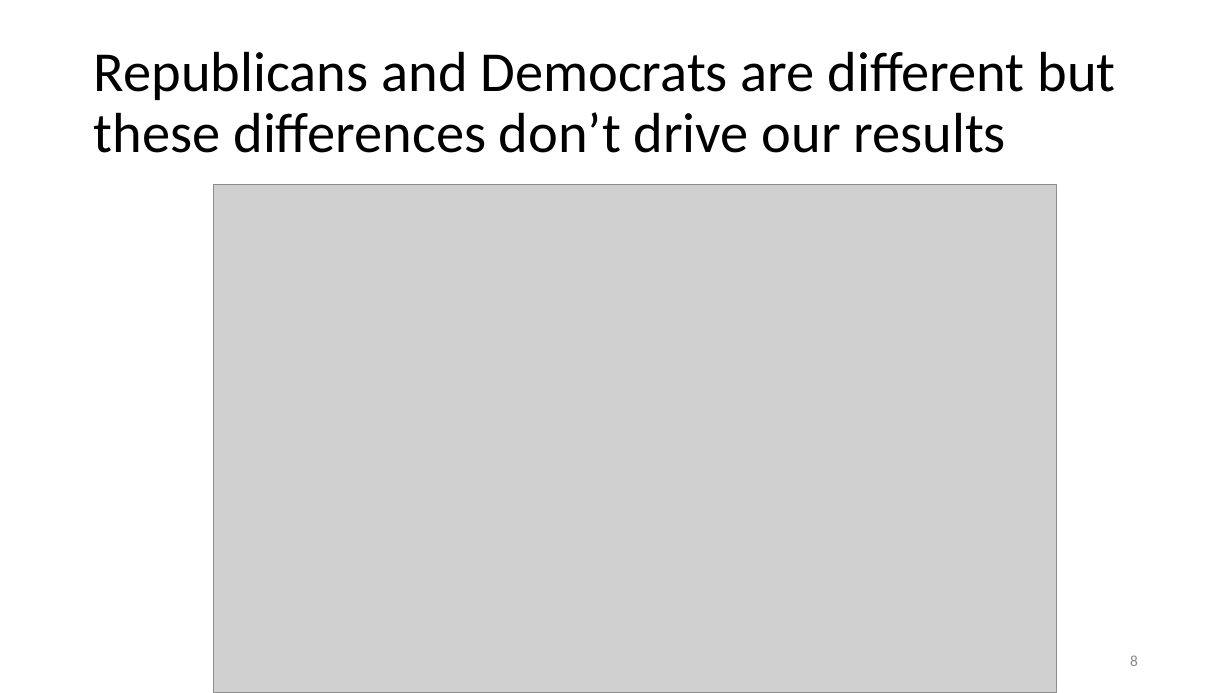
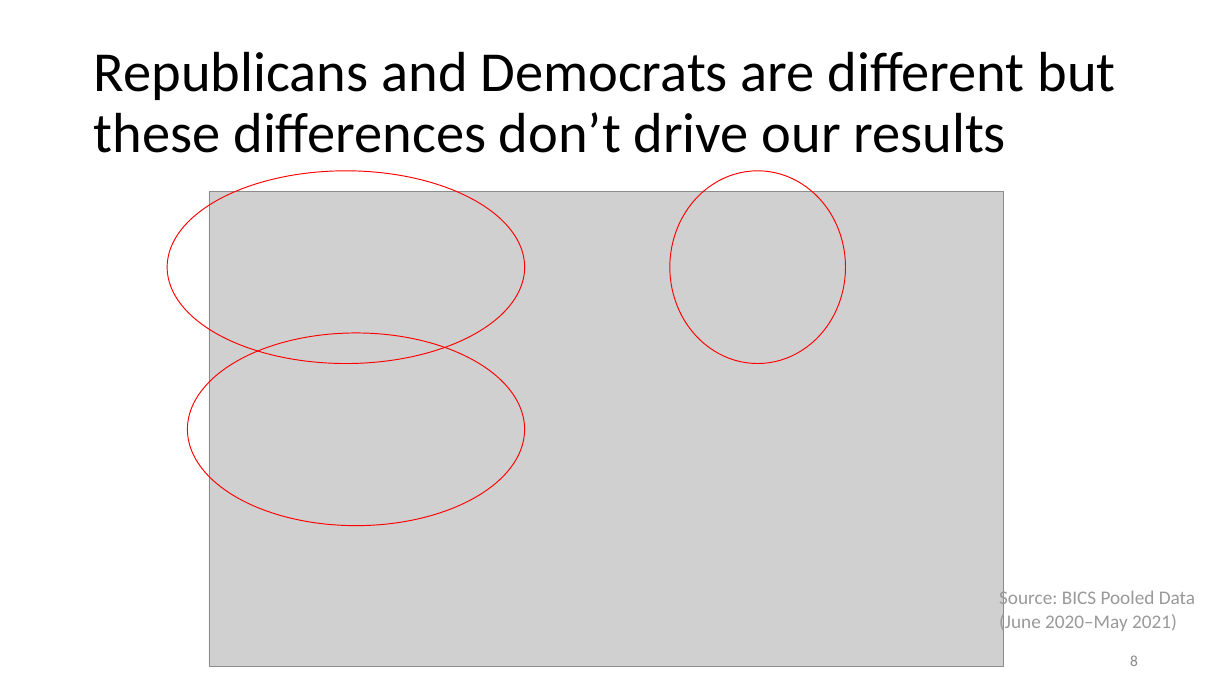
Before and after one commit to chrissoria/BICS_Political_Polarization, a slide deck: slide 8 of presentation/Plots_File.pptx. Drawn at 1232x693 pixels with LibreOffice and Linux fonts; fonts in the diff are those of the drawing; grey boxes stand for pictures. Boxes give left, top, right and bottom in pixels: in the first picture for what was removed or moved away, otherwise in the second. Text is boxed around its words. In the diff, an @@ line names an element or a change of style, - is before the commit and + after.

```diff
--- a/presentation/Plots_File.pptx
+++ b/presentation/Plots_File.pptx
@@ ellipse added at [167, 171, 525, 364], outline #FF0000 0.75 pt @@
@@ ellipse added at [670, 171, 846, 364], outline #FF0000 0.75 pt @@
@@ picture: place and size @@
-picture at [213, 185, 1056, 693]
+picture at [209, 192, 1004, 667]
@@ ellipse added at [188, 333, 525, 526], outline #FF0000 0.75 pt @@
@@ text added at [999, 589, 1195, 633], 15 pt, text #999999 @@
+Source: BICS Pooled Data (June 2020–May 2021)
```
Also in this commit, not shown: 8 other slides changed, 1 slide added, 14 other files.
